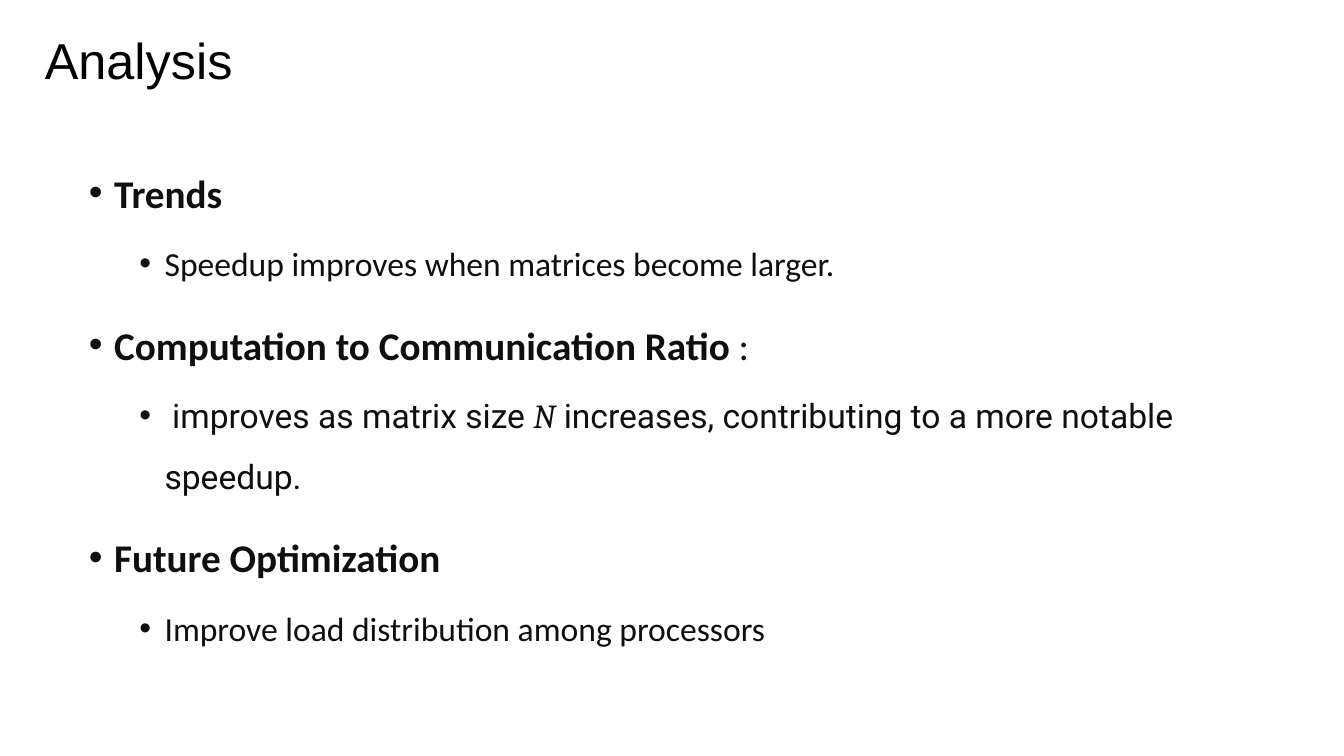
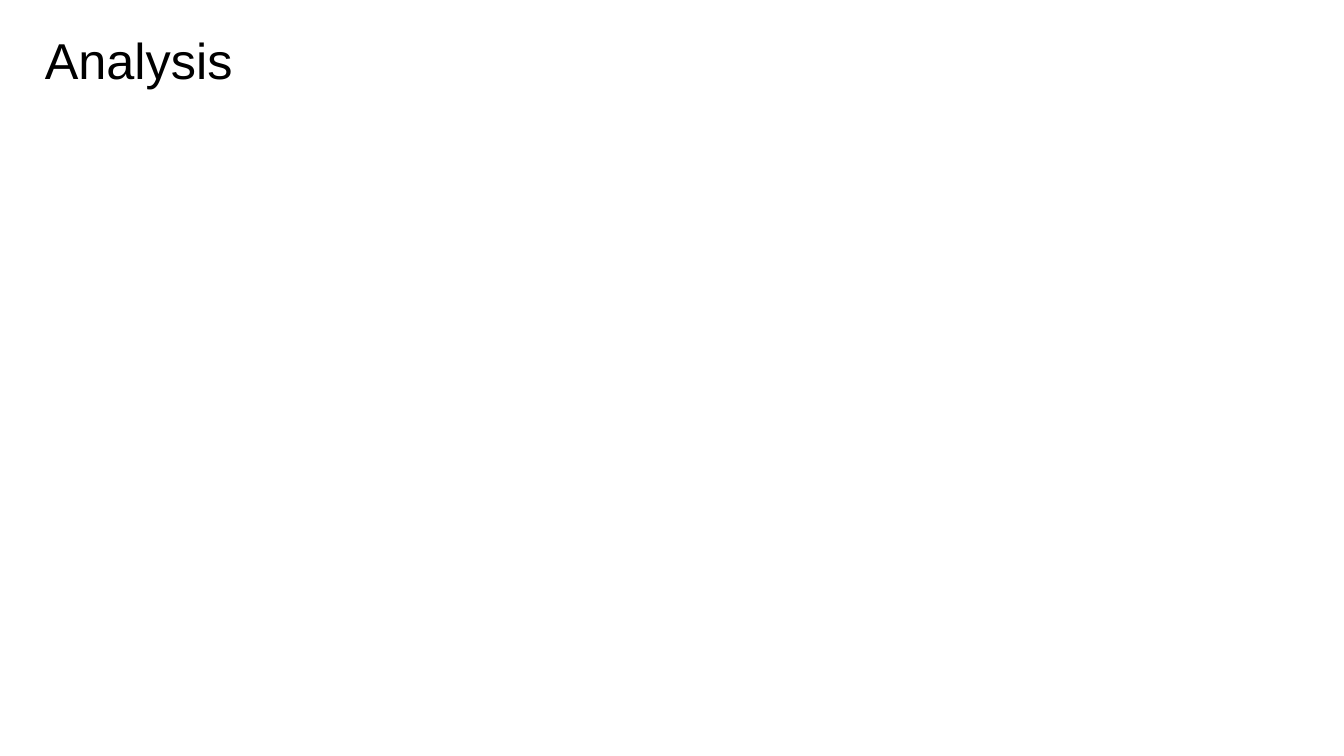
Before and after one commit to zhuliang21/Parallel-Matrix-Multiplication, a slide deck: slide 12 of powerpoint/Pre.pptx. Drawn at 1344x756 pixels with LibreOffice and Linux fonts; fonts in the diff are those of the drawing; grey boxes stand for pictures. Boxes give left, top, right and bottom in pixels: in the first picture for what was removed or moved away, otherwise in the second. Text is boxed around its words. In the diff, an @@ line names an element or a change of style, - is before the commit and + after.

```diff
--- a/powerpoint/Pre.pptx
+++ b/powerpoint/Pre.pptx
@@ text removed at <box>114,180,1173,647</box> @@
-• Trends
-  • Speedup improves when matrices become larger.
-• Computation to Communication Ratio :
-  • improves as matrix size N increases, contributing to a more notable speedup.
-• Future Optimization
-  • Improve load distribution among processors
```
Also in this commit, not shown: 6 other slides changed, 6 other files.
